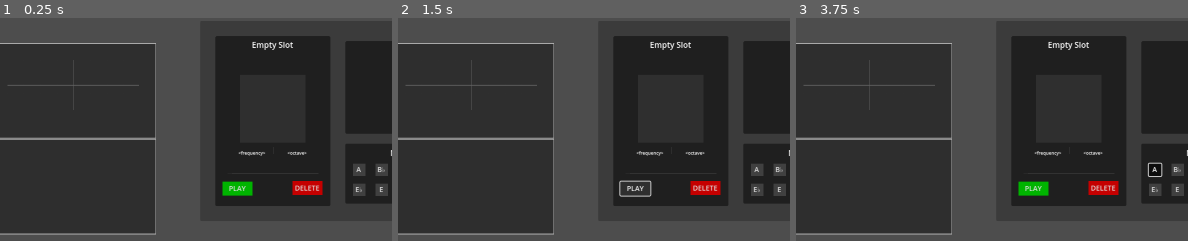
Above: before the commit, frames 1-3 (left to right).
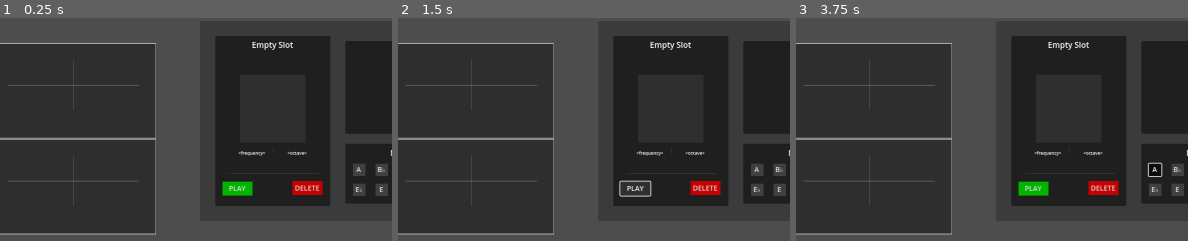
Above: after the commit, the same moments.

Repository: levyy7/Phantom-Frequencies
Game: Godot game, scene res://main_scene.tscn
Same seed, same stepped clock (60 frames per second), same inputs: the game is played once before the commit and once after it.
Inputs:
- Up to frame 1 (0.25 s): no input
- Up to frame 2 (1.5 s): click "PLAY" at 0.5 s; click "PLAY" at 1.25 s
- Up to frame 3 (3.75 s): click "Next Round" at 2 s; click "Next Round" at 2.75 s; click "A" at 3.5 s
The pictures show only the part of the screen within x 35-84%, y 50-100%; the shares and areas given below are measured in that part.

The runs differ from the first frame. In frame 1, 0.2% of the frame differs, in the area x 2-36%, y 72-74%; in frame 2, 0.2%; in frame 3, 0.2%.
Error before the commit: Invalid call to function 'draw_self' in base 'Container (graph_display.gd)'. Expected 3 arguments. (res://visualization_pane/oscilloscope/oscilloscope.gd:52)
Error after the commit: Assertion failed. (res://ui/tower_ui.gd:93)

Commit message:
Quick fix

Diff:
--- a/visualization_pane/oscilloscope/oscilloscope.gd
+++ b/visualization_pane/oscilloscope/oscilloscope.gd
@@ -49,7 +49,7 @@
 
 	var end_index = int(animation_progress * (len(cached_oscilloscope_points) - 1))
 	var selected_points = cached_oscilloscope_points.slice(0, end_index)
-	$GraphDisplay.draw_self(selected_points, color)
+	$GraphDisplay.draw_self(selected_points, color, selected_frequencies.size())
 
 func _on_tower_slot_hovered(f: Array[Frequency]) -> void:
 	if f != selected_frequencies:
Not shown: 1 places in main_scene.tscn that only renumber resources
